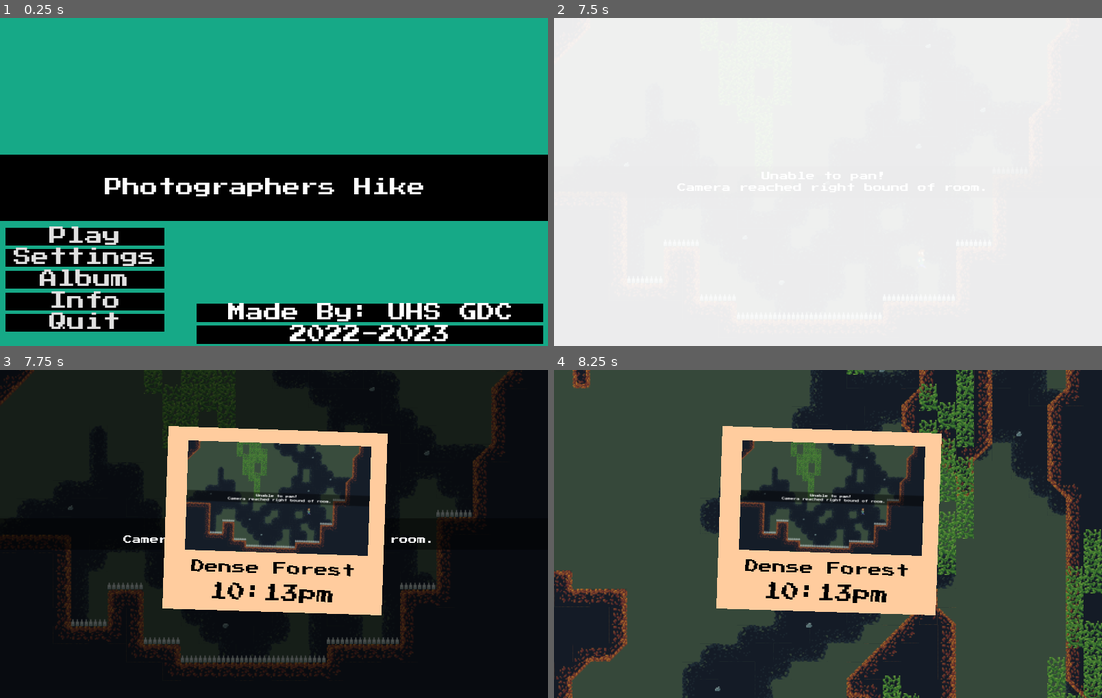
Above: before the commit, frames 1-4 (two rows, left to right).
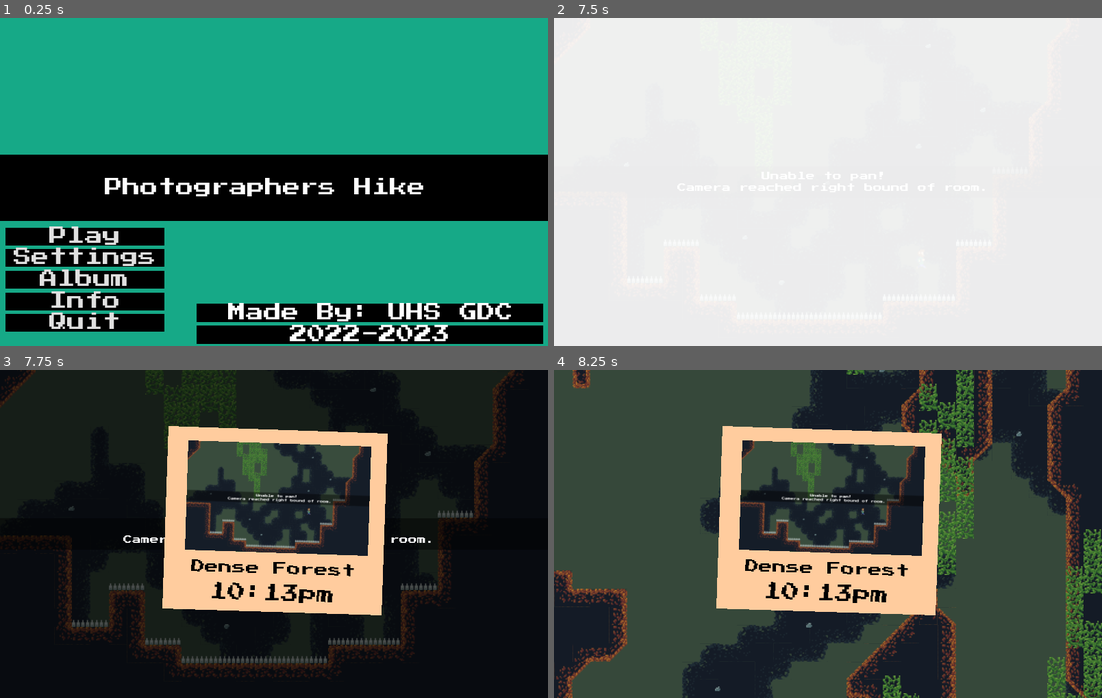
Above: after the commit, the same moments.

Repository: UHSGDC/Photographers-Hike
Game: Godot game, scene res://Game.tscn
The game is run twice, just before and just after one commit, with the same random seed, the same clock (stepped at 60 frames per second) and the same inputs. The engine's default icon, where the game draws it, is replaced by a stand-in: a white triangle on a blue panel in a dark square.
Inputs (mouse positions are in pixels of both pictures, inside the frame that each line leads up to):
- Up to frame 1 (0.25 s): no input
- Up to frame 2 (7.5 s): click "Play" at 0.5 s; tap Enter at 1.25 s; move the mouse to (800, 247) at 1.27 s; hold Space (jump) 1.28-2.03 s; hold Right (menu_right) 1.28-2.78 s; click (800, 247) at 1.42 s; move the mouse to (992, 231) at 2.02 s; tap Ctrl (interact) at 2.1, 5.1 s; tap Space (jump) at 2.27, 2.3, 2.57, 3.05, 3.77, 3.8, 4.07, 5.27, 5.3, 5.57, 6.8 s; move the mouse to (663, 132) at 2.77 s; press the mouse at (663, 132) at 2.78 s; hold A (left) 2.78-5.03 s; move the mouse to (855, 182) at 3.52 s; release the mouse at (855, 182) at 3.53 s; tap C (take_picture) at 3.6, 7.35 s; click (855, 182) at 3.67 s; move the mouse to (745, 100) at 4.27 s; hold Space (jump) 4.28-5.03 s; tap Tab (pause) at 4.9 s; move the mouse to (948, 165) at 5.02 s; hold Right (menu_right) 5.03-5.75 s; click "Resume" at 5.75 s; move the mouse to (718, 198) at 6.52 s; press the mouse at (718, 198) at 6.53 s; hold Right (menu_right) from 6.53 s (still down); move the mouse to (882, 109) at 7.27 s; release the mouse at (882, 109) at 7.28 s
- Up to frame 3 (7.75 s): keep holding Right (menu_right); tap Space (jump) at 7.52, 7.55 s
- Up to frame 4 (8.25 s): keep holding Right (menu_right); tap Space (jump) at 7.82 s; move the mouse to (800, 599) at 8.02 s; hold Space (jump) from 8.03 s (still down)

Frames 1-2 are identical in both runs. In frame 3, 1.9% of the frame differs, in the area x 0-96%, y 0-94%; in frame 4, nothing differs.

Commit message:
fixed the jump spawn bug again...

Diff:
--- a/PhotographersHike/Player/PlatformingPlayer.gd
+++ b/PhotographersHike/Player/PlatformingPlayer.gd
@@ -299,15 +299,18 @@
 func respawn() -> void:
 	death_pause = true
 	hide()
-	can_jump = false
-	velocity = Vector2.ZERO
-	move_and_slide(velocity)
+
 	Global.player_camera.screen_shake(0.2)
 	$BlackScreen/AnimationPlayer.play("Fade Out")
 	yield($BlackScreen/AnimationPlayer, "animation_finished")
+
 	global_position = current_checkpoint.global_position
+	velocity = Vector2.ZERO
+	move_and_slide(velocity)
+	can_jump = false
 	Global.player_camera.smoothing = 1
 	emit_signal("respawn")
+
 	$BlackScreen/AnimationPlayer.play("Fade In")
 	yield($BlackScreen/AnimationPlayer, "animation_finished")
 	Global.player_camera.smoothing = Global.player_camera.follow_smoothing
--- a/PhotographersHike/World/DeathZone.gd
+++ b/PhotographersHike/World/DeathZone.gd
@@ -8,5 +8,5 @@
 		push_error("error connecting deathzone entered signal to self")
 
 func _on_DeathZone_body_entered(body: Node) -> void:
-	if body.is_in_group("player"):
+	if body.is_in_group("player") and !body.death_pause:
 		body.respawn()
